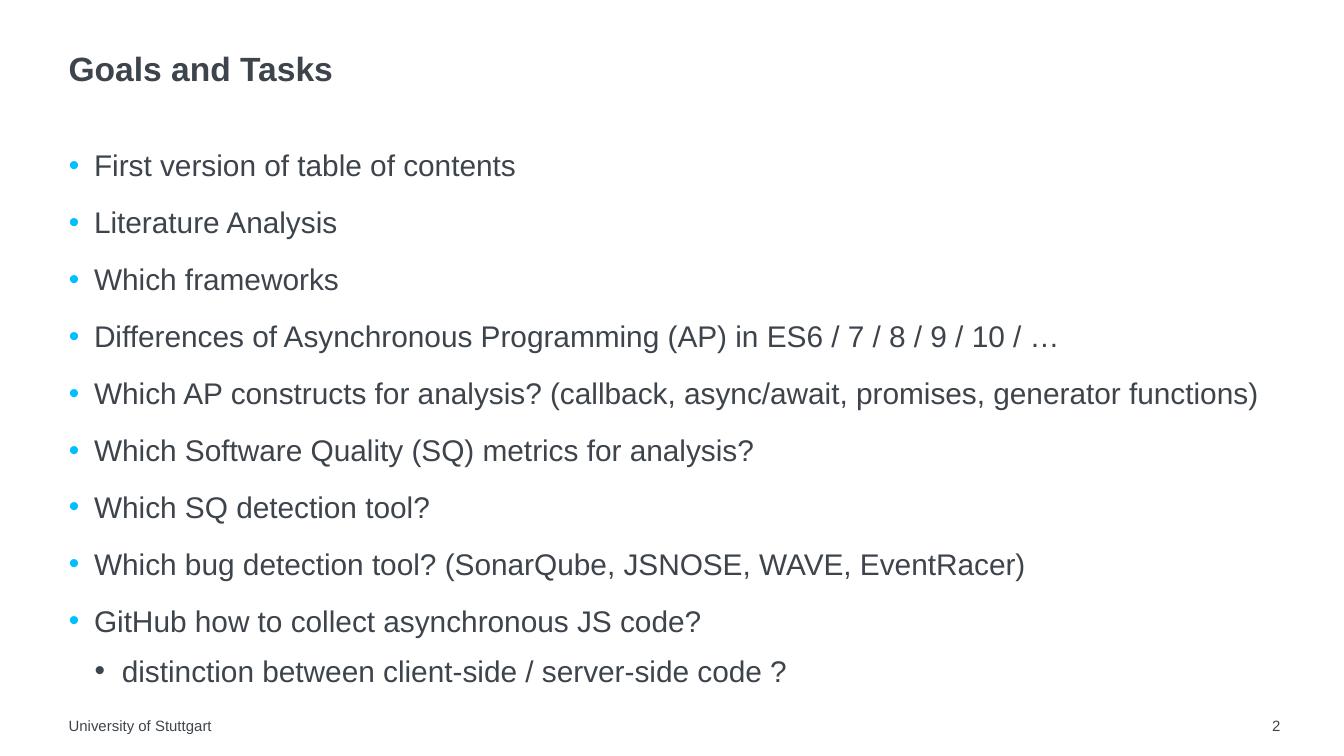
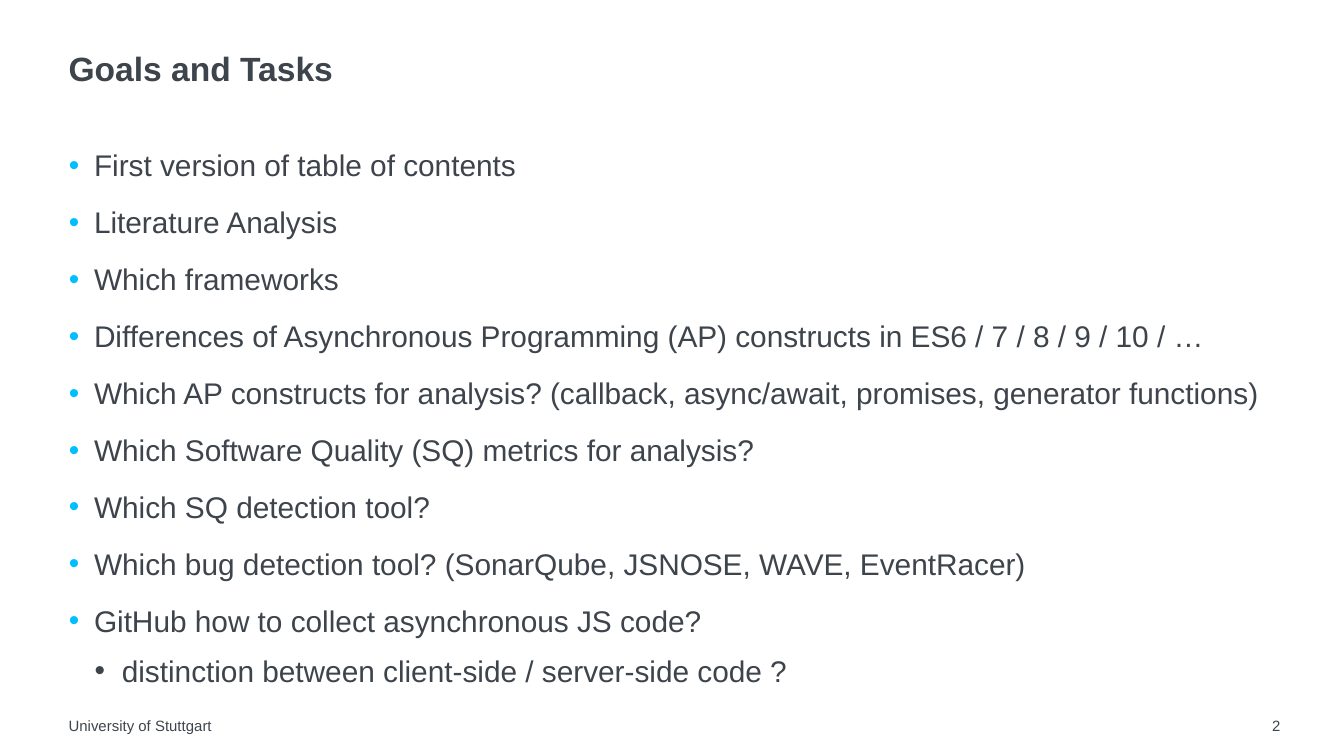
Before and after one commit to gmz-19/bsc-thesis, a slide deck: slide 2 of schedule/1_BA_Meeting.pptx. Drawn at 1344x756 pixels with LibreOffice and Linux fonts; fonts in the diff are those of the drawing. Boxes give left, top, right and bottom in pixels: in the first picture for what was removed or moved away, otherwise in the second. Text is boxed around its words. In the diff, an @@ line names an element or a change of style, - is before the commit and + after.

```diff
--- a/schedule/1_BA_Meeting.pptx
+++ b/schedule/1_BA_Meeting.pptx
@@ text at [94, 325, 1149, 353]: text changed @@
-• Differences of Asynchronous Programming (AP) in ES6 / 7 / 8 / 9 / 10 / …
+• Differences of Asynchronous Programming (AP) constructs in ES6 / 7 / 8 / 9 / 10 / …
```
Also in this commit, not shown: 1 other slide changed, 10 other files.
